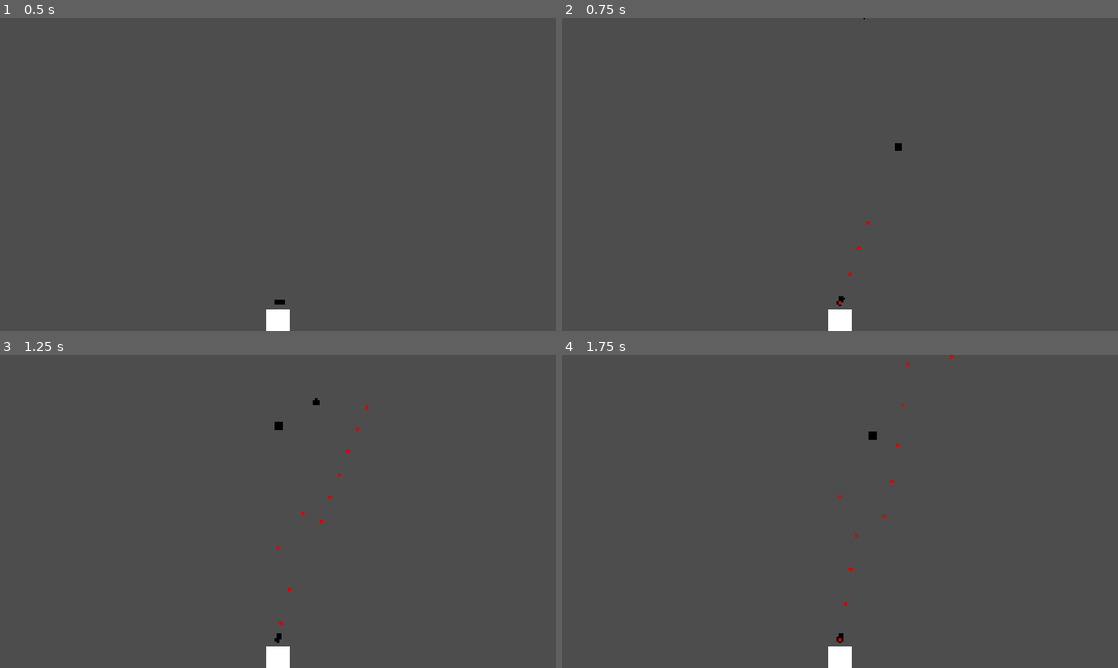
Above: before the commit, frames 1-4 (two rows, left to right).
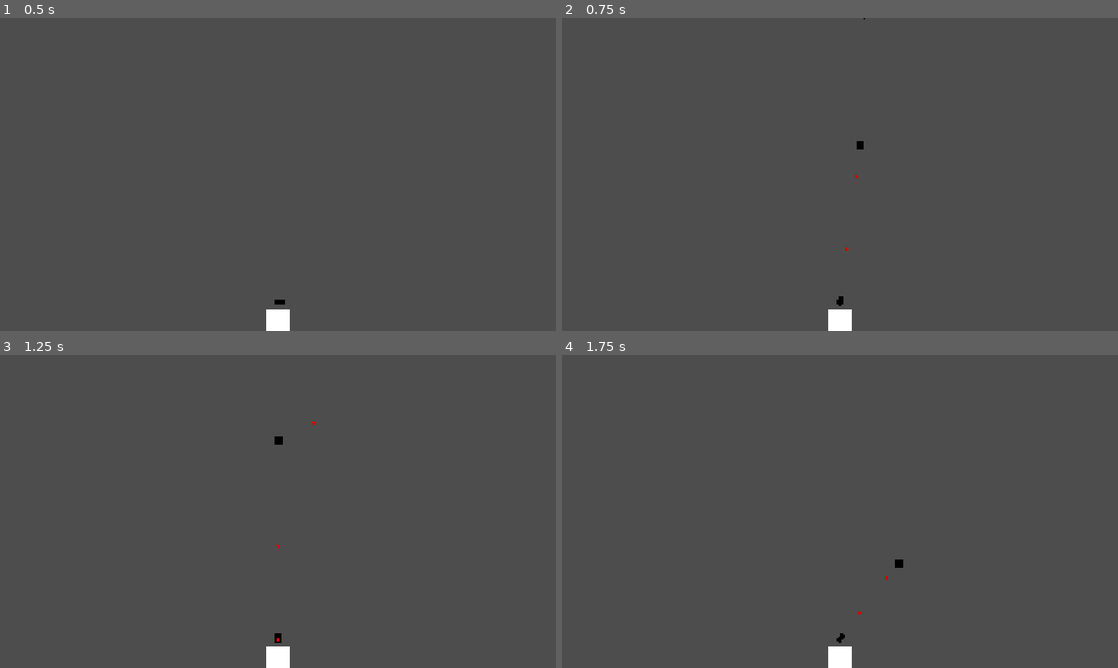
Above: after the commit, the same moments.

Repository: BilgiPasa/2d-gun-turret
Game: Godot game, scene res://Scenes/main_scene.tscn
The game is run twice, just before and just after one commit, with the same random seed, the same clock (stepped at 60 frames per second) and the same inputs.
Inputs (mouse positions are in pixels of both pictures, inside the frame that each line leads up to):
- Up to frame 1 (0.5 s): no input
- Up to frame 2 (0.75 s): tap Enter at 0.5 s; move the mouse to (962, 158) at 0.52 s
- Up to frame 3 (1.25 s): no input
- Up to frame 4 (1.75 s): move the mouse to (728, 527) at 1.27 s

Frame 1 is identical in both runs. In frame 2, 0.1% of the frame differs, in the area x 49-62%, y 39-92%; in frame 3, 0.2%, in the area x 49-67%, y 13-92%; in frame 4, 0.2%.

Commit message:
Update gun turret script, Update some scripts and scenes

Diff:
--- a/Scenes/gun_turret.tscn
+++ b/Scenes/gun_turret.tscn
@@ -16,7 +16,7 @@
 
 [node name="GunTurret" type="StaticBody2D" unique_id=1071740224]
 collision_layer = 2
-collision_mask = 8
+collision_mask = 0
 physics_material_override = ExtResource("1_knhbg")
 script = ExtResource("2_5ca5o")
 
@@ -50,11 +50,12 @@
 [node name="CollisionShape2D" type="CollisionShape2D" parent="TargetFindArea" unique_id=555761708]
 shape = SubResource("CircleShape2D_5s483")
 
-[node name="GunTurretArea" type="Area2D" parent="." unique_id=1173982520]
+[node name="GTArea" type="Area2D" parent="." unique_id=1173982520]
 collision_layer = 2
 collision_mask = 8
 
-[node name="CollisionShape2D" type="CollisionShape2D" parent="GunTurretArea" unique_id=140194617]
+[node name="CollisionShape2D" type="CollisionShape2D" parent="GTArea" unique_id=140194617]
 shape = SubResource("RectangleShape2D_r07tb")
 
 [connection signal="timeout" from="CanShootTimer" to="." method="_on_can_shoot_timer_timeout"]
+[connection signal="body_entered" from="GTArea" to="." method="_on_gt_area_body_entered"]
--- a/Scripts/gun_turret.gd
+++ b/Scripts/gun_turret.gd
@@ -7,15 +7,15 @@
 @onready var can_shoot_timer: Timer = $CanShootTimer
 @onready var target_find_area: Area2D = $TargetFindArea
 @onready var mouse_position_node: Node2D = $MousePositionNode
-const SHOOT_TIMER_WAIT_TIME: float = 0.05
+const SHOOT_TIMER_WAIT_TIME: float = 0.1
 const BULLET_SCENE = preload("res://Scenes/bullet.tscn")
 var gravity_amount: float = ProjectSettings.get_setting("physics/2d/default_gravity")
 var can_shoot: bool = true
 var targets: Array[Node2D]
 
 # Shoot Bullet Calculation Variables
-const BULLET_DEFAULT_LIN_VEL_X: float = 2000
-const BULLET_MIN_REACH_TIME: float = 0.4
+const BULLET_DEFAULT_LIN_VEL_X: float = 2400
+const BULLET_MIN_REACH_TIME: float = 0.25
 var t: float
 var target_relative_position: Vector2
 var shoot_vector: Vector2
@@ -51,40 +51,28 @@
 
 	if target is MovableEnemy:
 		# Calculate reach time and X speed based on enemy speed and default X speed
-		if target_relative_position.x >= 0:
-			if target.linear_velocity.x >= 0:
+		if target_relative_position.x >= 0: # If the enemy is at the right of the turret
+			if target.linear_velocity.x >= 0: # If the enemy is moving to right
 				t = abs(target_relative_position.x) / (BULLET_DEFAULT_LIN_VEL_X - target.linear_velocity.x)
-
-				if t >= BULLET_MIN_REACH_TIME:
-					shoot_vector.x = BULLET_DEFAULT_LIN_VEL_X
-				else:
-					t = BULLET_MIN_REACH_TIME
-					shoot_vector.x = (target_relative_position.x / t) + target.linear_velocity.x
-			else:
+			else: # If the enemy is moving to left
 				t = abs(target_relative_position.x) / (BULLET_DEFAULT_LIN_VEL_X + target.linear_velocity.x)
 
-				if t >= BULLET_MIN_REACH_TIME:
-					shoot_vector.x = BULLET_DEFAULT_LIN_VEL_X
-				else:
-					t = BULLET_MIN_REACH_TIME
-					shoot_vector.x = (target_relative_position.x / t) + target.linear_velocity.x
-		else:
-			if target.linear_velocity.x >= 0:
+			if t >= BULLET_MIN_REACH_TIME:
+				shoot_vector.x = BULLET_DEFAULT_LIN_VEL_X
+			else:
+				t = BULLET_MIN_REACH_TIME
+				shoot_vector.x = (target_relative_position.x / t) + target.linear_velocity.x
+		else: # If the enemy is at the left of the turret
+			if target.linear_velocity.x >= 0: # If the enemy is moving to right
 				t = abs(target_relative_position.x) / (BULLET_DEFAULT_LIN_VEL_X - target.linear_velocity.x)
-
-				if t >= BULLET_MIN_REACH_TIME:
-					shoot_vector.x = -BULLET_DEFAULT_LIN_VEL_X
-				else:
-					t = BULLET_MIN_REACH_TIME
-					shoot_vector.x = (target_relative_position.x / t) + target.linear_velocity.x
-			else:
+			else: # If the enemy is moving to left
 				t = abs(target_relative_position.x) / (BULLET_DEFAULT_LIN_VEL_X + target.linear_velocity.x)
 
-				if t >= BULLET_MIN_REACH_TIME:
-					shoot_vector.x = -BULLET_DEFAULT_LIN_VEL_X
-				else:
-					t = BULLET_MIN_REACH_TIME
-					shoot_vector.x = (target_relative_position.x / t) + target.linear_velocity.x
+			if t >= BULLET_MIN_REACH_TIME:
+				shoot_vector.x = -BULLET_DEFAULT_LIN_VEL_X
+			else:
+				t = BULLET_MIN_REACH_TIME
+				shoot_vector.x = (target_relative_position.x / t) + target.linear_velocity.x
 
 		shoot_vector.y = (target_relative_position.y / t) + target.linear_velocity.y # Calculate Y speed
 	else:
@@ -116,17 +104,25 @@
 		closest_node = targets[0]
 
 		for i in range(1, len(targets)):
-			if !targets[i].targeted && how_far(closest_node.global_position) > how_far(targets[i].global_position):
+			if !targets[i].targeted && how_far_from_gun_turret_ground(closest_node.global_position) > how_far_from_gun_turret_ground(targets[i].global_position):
 				closest_node = targets[i]
 
 	closest_node.targeted = true
 	return closest_node
 
+# Calculate how far is the target from the gun turret ground
+func how_far_from_gun_turret_ground(target_global_position: Vector2) -> float:
+	return target_global_position.y - global_position.y
+
 # Calculate how far is the target from the gun
-func how_far(target_global_position: Vector2) -> float:
+func how_far_from_gun(target_global_position: Vector2) -> float:
 	target_relative_position = Vector2(target_global_position.x - gun_sprite.global_position.x, target_global_position.y - gun_sprite.global_position.y)
 	return sqrt(pow(target_relative_position.x, 2) + pow(target_relative_position.y, 2))
 
 func _on_can_shoot_timer_timeout() -> void:
 	can_shoot_timer.stop()
 	can_shoot = true
+
+func _on_gt_area_body_entered(body: Node2D) -> void:
+	print("Enemy has hit to the gun turret")
+	body.queue_free.call_deferred()
--- a/Scripts/movable_enemy.gd
+++ b/Scripts/movable_enemy.gd
@@ -14,6 +14,5 @@
 		queue_free.call_deferred()
 
 func _on_body_entered(body: Node) -> void:
-	if body is not GunTurret:
-		body.queue_free.call_deferred()
-		queue_free.call_deferred()
+	body.queue_free.call_deferred()
+	queue_free.call_deferred()
--- a/Scripts/static_enemy.gd
+++ b/Scripts/static_enemy.gd
@@ -12,6 +12,5 @@
 	freeze_mode = RigidBody2D.FREEZE_MODE_KINEMATIC
 
 func _on_body_entered(body: Node) -> void:
-	if body is not GunTurret:
-		body.queue_free.call_deferred()
-		queue_free.call_deferred()
+	body.queue_free.call_deferred()
+	queue_free.call_deferred()
--- a/Scripts/static_enemy_spawner.gd
+++ b/Scripts/static_enemy_spawner.gd
@@ -1,7 +1,7 @@
 extends Node2D
 
 @onready var spawn_timer: Timer = $SpawnTimer
-const SPAWN_RADIUS: int = 500
+const SPAWN_RADIUS: int = 750
 const STATIC_ENEMY_SCENE = preload("res://Scenes/static_enemy.tscn")
 
 func _ready() -> void:
@@ -11,5 +11,5 @@
 
 func _on_spawn_timer_timeout() -> void:
 	var new_static_enemy = STATIC_ENEMY_SCENE.instantiate()
-	new_static_enemy.position = global_position + (Vector2(randf_range(-1, 1), randi_range(-1, 1)).normalized() * SPAWN_RADIUS)
+	new_static_enemy.position = global_position + Vector2(randf_range(-SPAWN_RADIUS, SPAWN_RADIUS), randi_range(-SPAWN_RADIUS, SPAWN_RADIUS))
 	owner.add_child(new_static_enemy)
